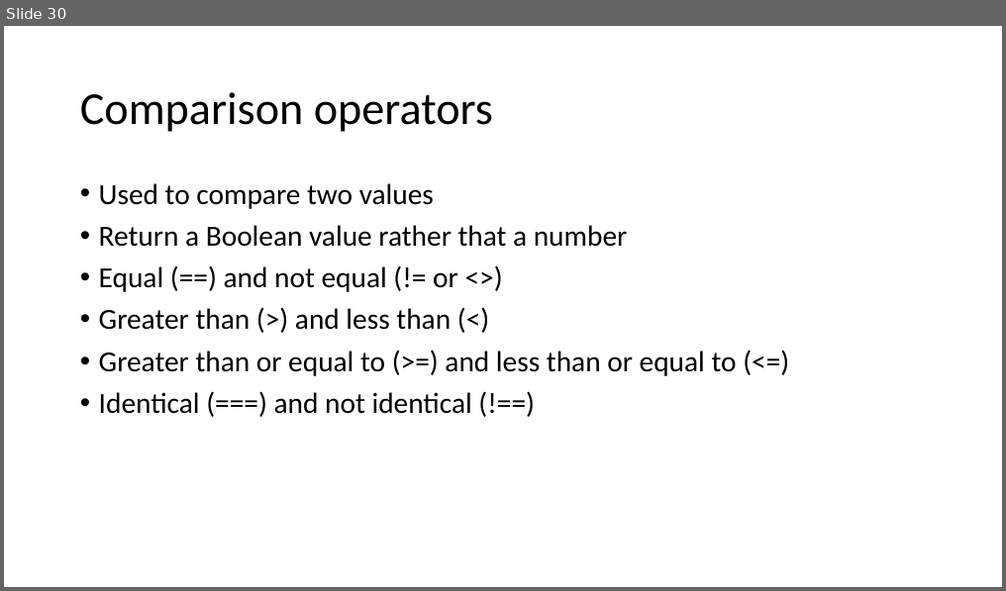
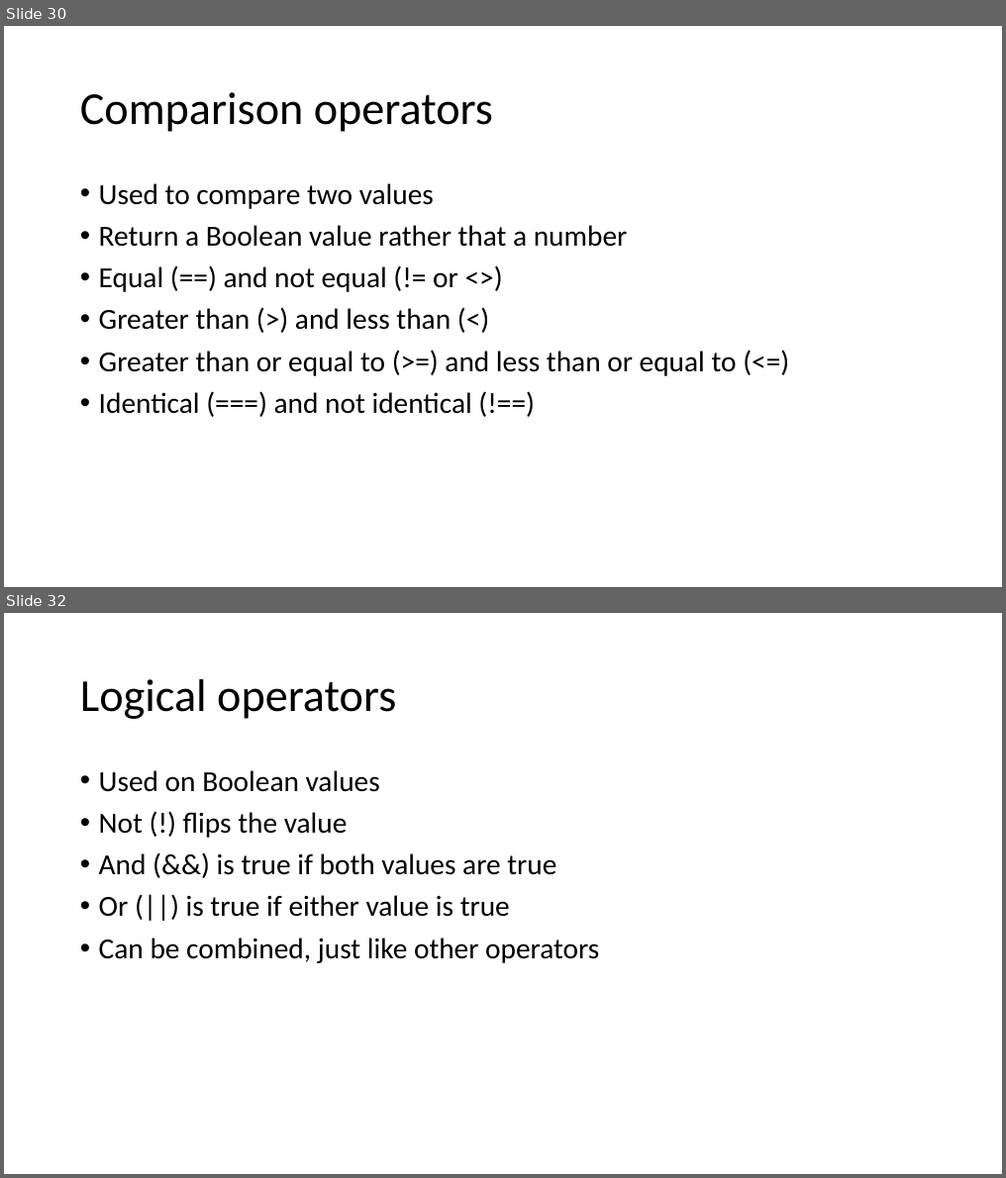
Before and after one commit to PHPEmbark/curriculum, a slide deck: course/1 - Basic Programming/Basics Of Programming.pptx. Shown one above the other, each under a label of ours: slide 30 before the commit, slides 30 and 32 after it; the slides between them are not shown. The pictures are 1006x591 and 1006x1178 pixels, drawn with LibreOffice and Linux fonts; fonts in the diff are those of the drawing. Boxes give left, top, right and bottom in pixels: in the first picture for what was removed or moved away, otherwise in the second. Text is boxed around its words. In the diff, an @@ line names an element or a change of style, - is before the commit and + after.

```diff
--- a/course/1 - Basic Programming/Basics Of Programming.pptx
+++ b/course/1 - Basic Programming/Basics Of Programming.pptx
@@ slide 32 added at (4,613,1002,1174), background #FFFFFF @@
@@ title added at (80,679,396,719), 44 pt, text #000000 @@
+Logical operators
@@ text added at (99,770,599,963), 28 pt, text #000000 @@
+• Used on Boolean values
+• Not (!) flips the value
+• And (&&) is true if both values are true
+• Or (||) is true if either value is true
+• Can be combined, just like other operators
```
Also in this commit, not shown: 2 slides changed, 11 other slides added, 1 other file.
